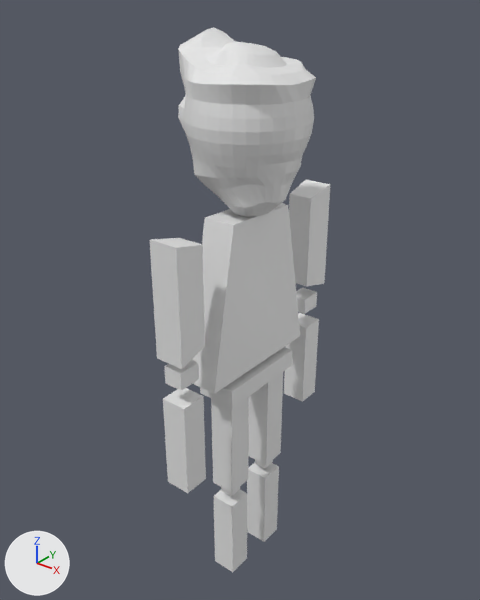
One commit to the Blender file Blender Models/itaguy.blend: the scene before it, then after it.
Both versions are drawn from a 50 mm lens placed at (6.18, -7.99, 10.49), pointed at (-0.29, 0.11, 5.47). Every picture has the same lights, and +X, +Y and +Z are marked at lower left.
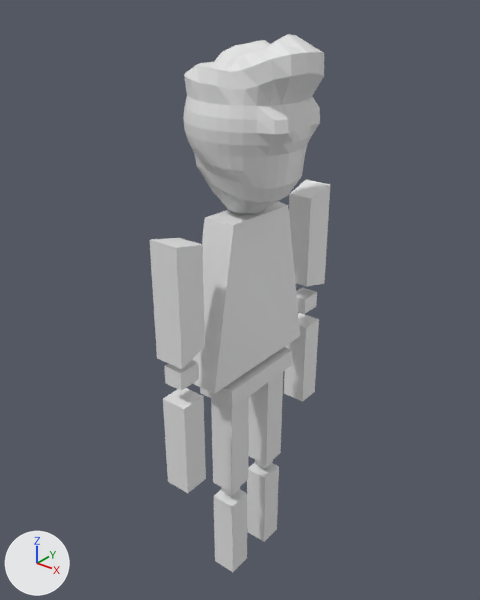
Commit message: fixed head

Changed parts and their boxes (x1, y1, x2, y2) in the pictures (480 x 600 px):
'Sphere', turned: before (178, 27, 316, 217); after (183, 34, 324, 214)

What changed in the scene script:
```text
Change ob_sphere:
    ob_sphere.rotation_euler: (0.0, 0.0, -3.097) -> (-0.0022, 0.0166, 0.0)  # degrees (0, 0, -177) -> degrees (-0.1, 1, 0)
```
